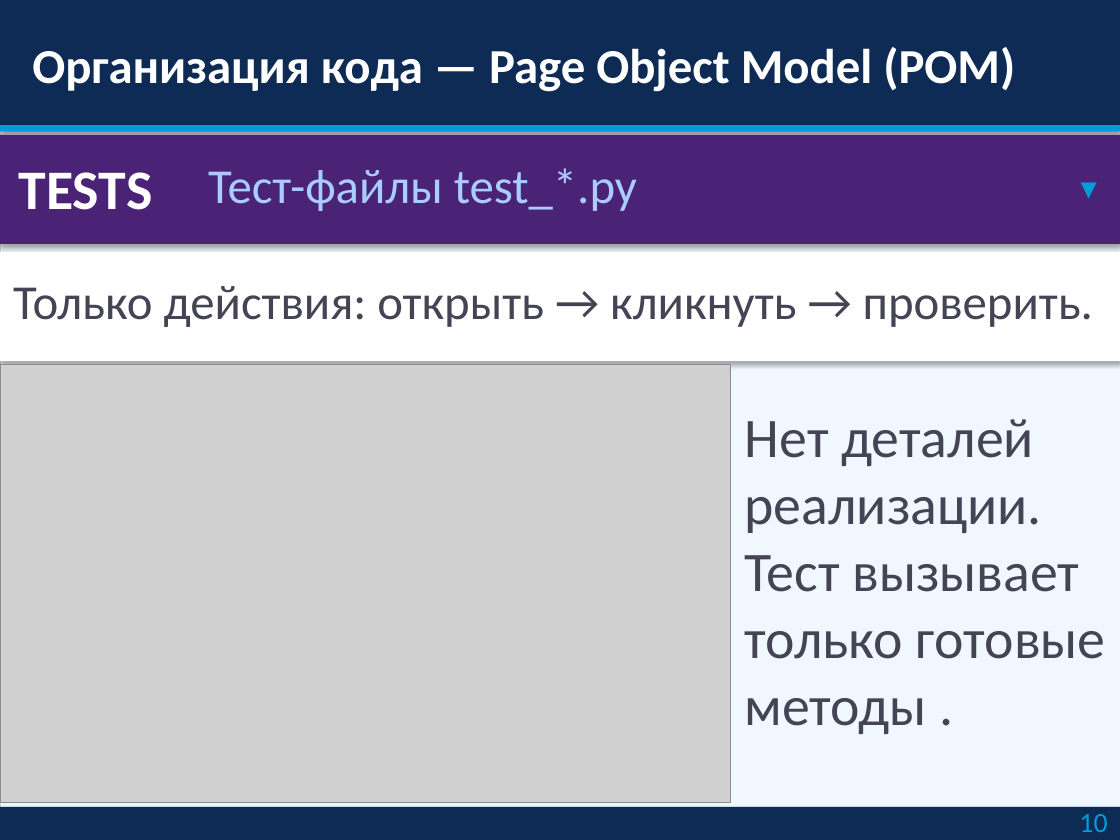
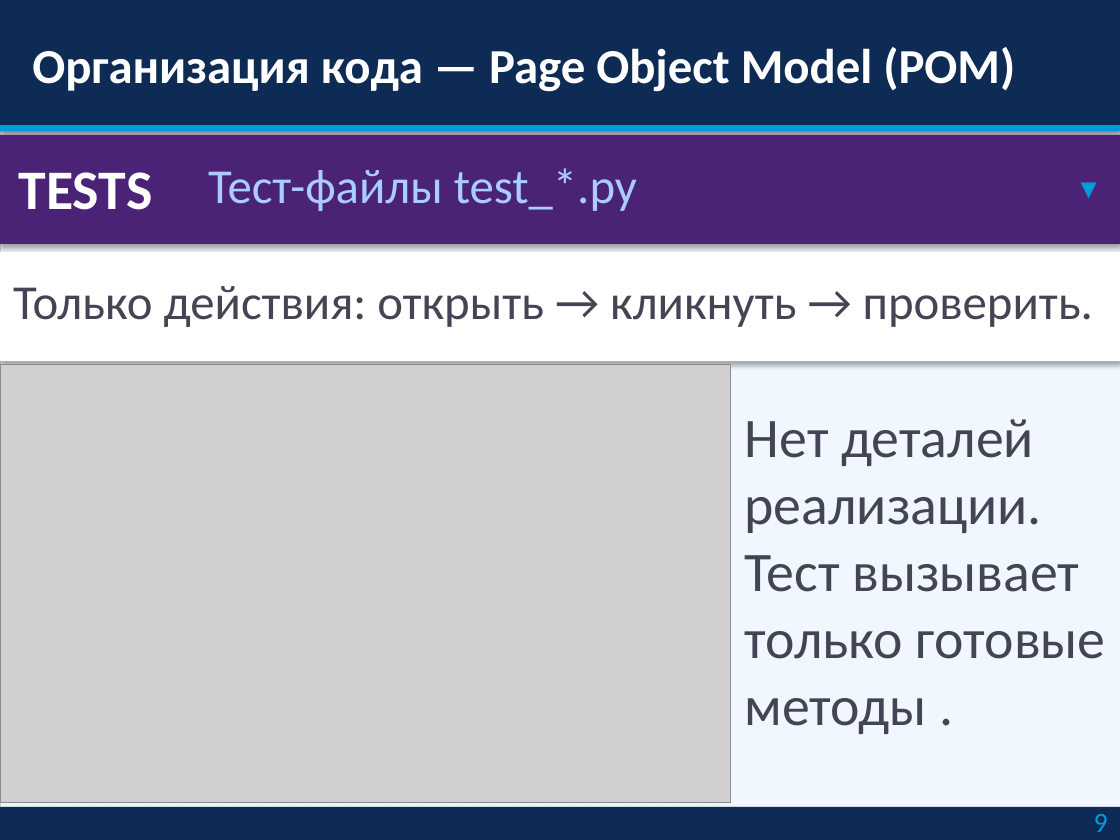
Before and after one commit to A-nastasia627/Diplom, a slide deck: slide 9 of Презентация_Шавалеева_Python_QA .pptx (slide 10 before the commit). Drawn at 1120x840 pixels with LibreOffice and Linux fonts; fonts in the diff are those of the drawing; grey boxes stand for pictures. Boxes give left, top, right and bottom in pixels: in the first picture for what was removed or moved away, otherwise in the second. Text is boxed around its words. In the diff, an @@ line names an element or a change of style, - is before the commit and + after.

```diff
--- a/Презентация_Шавалеева_Python_QA .pptx
+++ b/Презентация_Шавалеева_Python_QA .pptx
@@ text at [1094,814,1108,832]: text changed @@
-10
+9
```
Also in this commit, not shown: 8 other slides changed, 1 slide removed, 2 other files.
